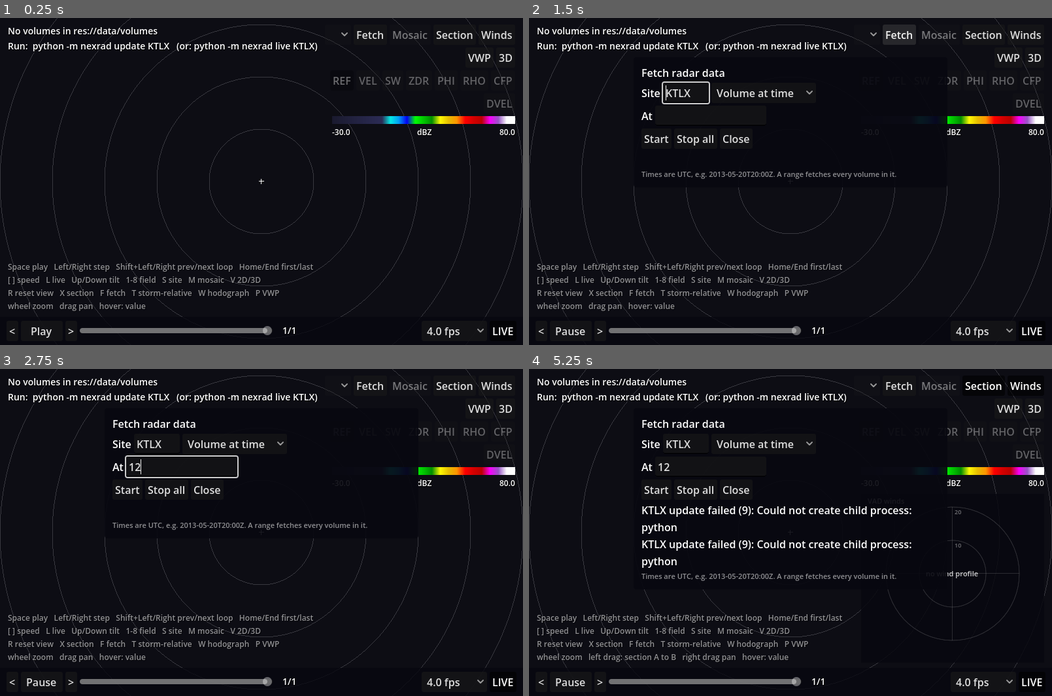
Above: before the commit, frames 1-4 (two rows, left to right).
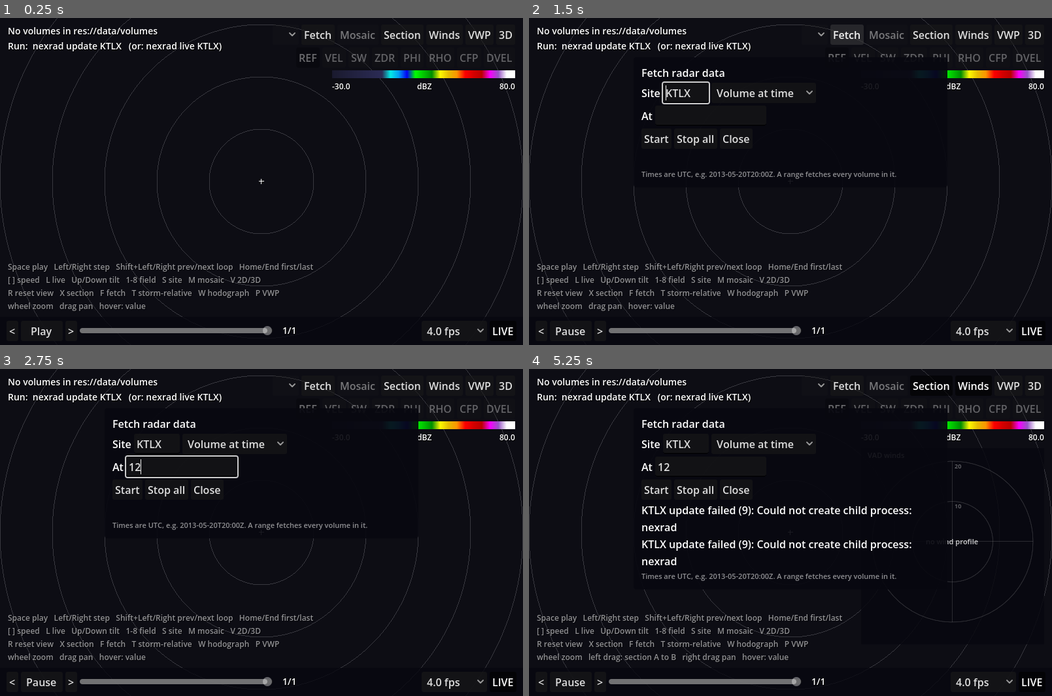
Above: after the commit, the same moments.

Repository: computerdane/droplet
Game: Godot game, scene res://scenes/main.tscn
The game is run twice, just before and just after one commit, with the same random seed, the same clock (stepped at 60 frames per second) and the same inputs.
Inputs (mouse positions are in pixels of both pictures, inside the frame that each line leads up to):
- Up to frame 1 (0.25 s): no input
- Up to frame 2 (1.5 s): click "Play" at 0.5 s; click "Fetch" at 1.25 s
- Up to frame 3 (2.75 s): click (183, 467) at 2.02 s; type "12" at 2.1 s
- Up to frame 4 (5.25 s): click "Start" at 2.75 s; click "Start" at 3.5 s; click "Section" at 4.25 s; click "Winds" at 5 s

The runs differ from the first frame. In frame 1, 3.7% of the frame differs, in the area x 6-99%, y 4-36%; in frame 2, 2.9%; in frame 3, 2.6%; in frame 4, 3.3%.

Commit message:
Port the NEXRAD pipeline from Python to Rust
nexrad/ is now a Rust crate (library + `nexrad` CLI) replacing the Python
sidecar: Archive2 decoder (both layouts, parallel record decompression,
lenient on torn records), region-based dealiasing, VAD winds + Bunkers,
archive mirror and chunks-bucket live following, basemap build, the
synthetic scene/encoder and fixture generator, and the on-disk volume
format. Output is bit-identical to the Python pipeline on the KTLX 2013
(gz) and 2026 (bz2) reference files, every .bin and the wind profile
included; decode + dealias + VAD + write takes ~0.45 s per volume
(was ~1.5 s). Pure-Rust dependencies only, networking behind the
`native` feature, so the library also builds for wasm.

The 43 unit tests port the pytest suite (round trips, partial/torn/
overflow/garbage input, dealias and VAD scored against the scene's
truth, chunk ring and live() against a fake bucket, key selection,
volume layout, the fixture set). The flake drops Python, adds the Rust
toolchain to the dev shell (with nexrad/target/release on PATH) and
packages the CLI as `packages.default`. The fetch panel spawns `nexrad`
(DROPLET_NEXRAD or PATH) with DROPLET_ROOT set; docs and script
comments updated, and the web plan in ROADMAP.md moves to a pure
client with the crate compiled to wasm.

Co-Authored-By: Claude Fable 5.1 <noreply@anthropic.com>

Diff:
--- a/scripts/basemap.gd
+++ b/scripts/basemap.gd
@@ -1,6 +1,6 @@
 class_name Basemap
 extends RefCounted
-## Loads data/basemap (built by `python -m nexrad basemap`): line layers as lon/lat meshes
+## Loads data/basemap (built by `nexrad basemap`): line layers as lon/lat meshes
 ## that basemap_2d/3d.gdshader project around the site on the GPU, and a city list.
 ## Loaded once and shared; `get_shared()` returns null when the basemap has not been built.
 
--- a/scripts/fetcher.gd
+++ b/scripts/fetcher.gd
@@ -1,11 +1,12 @@
 class_name Fetcher
 extends Node
-## Runs the Python sidecar from the UI: `python -m nexrad update ...` for history and
-## `python -m nexrad live SITE` for live following, with non-blocking pipes polled every
-## frame. Each job keeps its last output line for the HUD and the volume directories it
-## reported (names like KTLX_20130520_200359), so main.gd can jump to them.
-## Needs the dev shell's `python` on PATH (override with DROPLET_PYTHON) and a project
-## directory on disk (res:// as a real folder, i.e. not an exported build).
+## Runs the nexrad CLI from the UI: `nexrad update ...` for history and `nexrad live SITE`
+## for live following, with non-blocking pipes polled every frame. Each job keeps its last
+## output line for the HUD and the volume directories it reported (names like
+## KTLX_20130520_200359), so main.gd can jump to them.
+## Needs the `nexrad` binary on PATH (the dev shell adds nexrad/target/release, filled by
+## `cargo build --release`; override with DROPLET_NEXRAD) and a project directory on disk
+## (res:// as a real folder, i.e. not an exported build).
 
 signal job_updated(job: Job)
 signal job_finished(job: Job)
@@ -79,19 +80,14 @@
 	job.kind = kind
 	job.site = site
 	job.args = args
-	var root := ProjectSettings.globalize_path("res://")
-	# `python -m nexrad` must find the package; the CLI locates data/ from its own path.
-	var path := OS.get_environment("PYTHONPATH")
-	if not root in path.split(":"):
-		OS.set_environment("PYTHONPATH", root if path.is_empty() else root + ":" + path)
-	var python := OS.get_environment("DROPLET_PYTHON")
-	var argv := PackedStringArray(["-u", "-m", "nexrad"])
-	argv.append_array(args)
-	var p := OS.execute_with_pipe(python if not python.is_empty() else "python", argv, false)
+	# The CLI resolves data/ under DROPLET_ROOT.
+	OS.set_environment("DROPLET_ROOT", ProjectSettings.globalize_path("res://"))
+	var exe := OS.get_environment("DROPLET_NEXRAD")
+	var p := OS.execute_with_pipe(exe if not exe.is_empty() else "nexrad", args, false)
 	if p.is_empty():
 		job.running = false
 		job.exit_code = -1
-		job.last_line = "could not start python (is the nix dev shell active?)"
+		job.last_line = "could not start nexrad (cargo build --release in the dev shell?)"
 	else:
 		job.pid = p["pid"]
 		job.stdio = p["stdio"]
--- a/scripts/hodograph.gd
+++ b/scripts/hodograph.gd
@@ -1,6 +1,6 @@
 class_name Hodograph
 extends Control
-## Hodograph of a VAD wind profile (nexrad/vad.py): the tip of the wind vector with
+## Hodograph of a VAD wind profile (nexrad/src/vad.rs): the tip of the wind vector with
 ## height, coloured by layer (0-1, 1-3, 3-6, 6+ km), with the Bunkers right/left movers,
 ## the 0-6 km mean wind and the storm motion in use for storm-relative velocity.
 ## +x east, +y north (up), rings every RING_STEP m/s.
--- a/scripts/main.gd
+++ b/scripts/main.gd
@@ -812,7 +812,7 @@
 
 func _update_info() -> void:
 	if volume == null:
-		var help := "Run:  python -m nexrad update KTLX   (or: python -m nexrad live KTLX)"
+		var help := "Run:  nexrad update KTLX   (or: nexrad live KTLX)"
 		hud.set_info("No volumes in %s\n%s" % [library.root, help])
 		return
 	var lines := PackedStringArray()
--- a/scripts/radar_library.gd
+++ b/scripts/radar_library.gd
@@ -51,7 +51,7 @@
 
 
 ## The VAD wind profile and Bunkers storm motion the sidecar stored in volume.json
-## (nexrad/vad.py): {"wind_profile": Dictionary or null, "storm_motion": Dictionary or null}.
+## (nexrad/src/vad.rs): {"wind_profile": Dictionary or null, "storm_motion": Dictionary or null}.
 ## Memoised per path until volume.json changes.
 func winds(path: String) -> Dictionary:
 	var file := path.path_join("volume.json")
--- a/scripts/wind_profile_view.gd
+++ b/scripts/wind_profile_view.gd
@@ -2,7 +2,7 @@
 extends Control
 ## VAD wind profile over time (a VWP, like the NWS product): one column of wind barbs per
 ## volume of the loop, height up to the top of the highest profile, coloured by speed.
-## Data is each volume's `wind_profile` (nexrad/vad.py, 250 m bins centred 125 m + k*250 m
+## Data is each volume's `wind_profile` (nexrad/src/vad.rs, 250 m bins centred 125 m + k*250 m
 ## above the radar). The current volume's column is highlighted; clicking a column jumps
 ## to that volume. Barbs point into the wind, feathers on the low-pressure side (northern
 ## hemisphere), in knots: pennant 50, full feather 10, half 5.
--- a/tests/run.gd
+++ b/tests/run.gd
@@ -1,7 +1,7 @@
 extends SceneTree
 ## Godot unit tests: godot --headless --path . --script res://tests/run.gd [-- key=value ...]
 ## Runs every test_* method of every tests/unit/test_*.gd against the synthetic fixture
-## volumes (python -m nexrad.synth writes them). Options:
+## volumes (`nexrad synth` writes them). Options:
 ##   volumes=res://data/volumes  run against another library root (e.g. real data)
 ##   only=readout                only tests whose file or method name contains this
 ## Exits 1 if any test failed or the volume root is empty.
@@ -22,10 +22,7 @@
 	print("volumes: %d under %s  sites: %s" % [lib.volumes.size(), root, lib.sites()])
 	if lib.volumes.is_empty():
 		push_error(
-			(
-				"no volumes under %s%s"
-				% [root, " (python -m nexrad.synth)" if root == FIXTURE_ROOT else ""]
-			)
+			"no volumes under %s%s" % [root, " (run: nexrad synth)" if root == FIXTURE_ROOT else ""]
 		)
 		quit(1)
 		return
Not shown, removed: tests/python/.gdignore
Not shown, added: .cargo/config.toml
Not shown, changed: .gitignore
Not shown, changed: CLAUDE.md
Not shown, added: Cargo.lock
Not shown, added: Cargo.toml
Not shown, changed: ROADMAP.md
Not shown, changed: flake.nix
Not shown, added: nexrad/Cargo.toml
Not shown, removed: nexrad/__init__.py
Not shown, removed: nexrad/__main__.py
Not shown, removed: nexrad/basemap.py
(and 28 more such lines)
